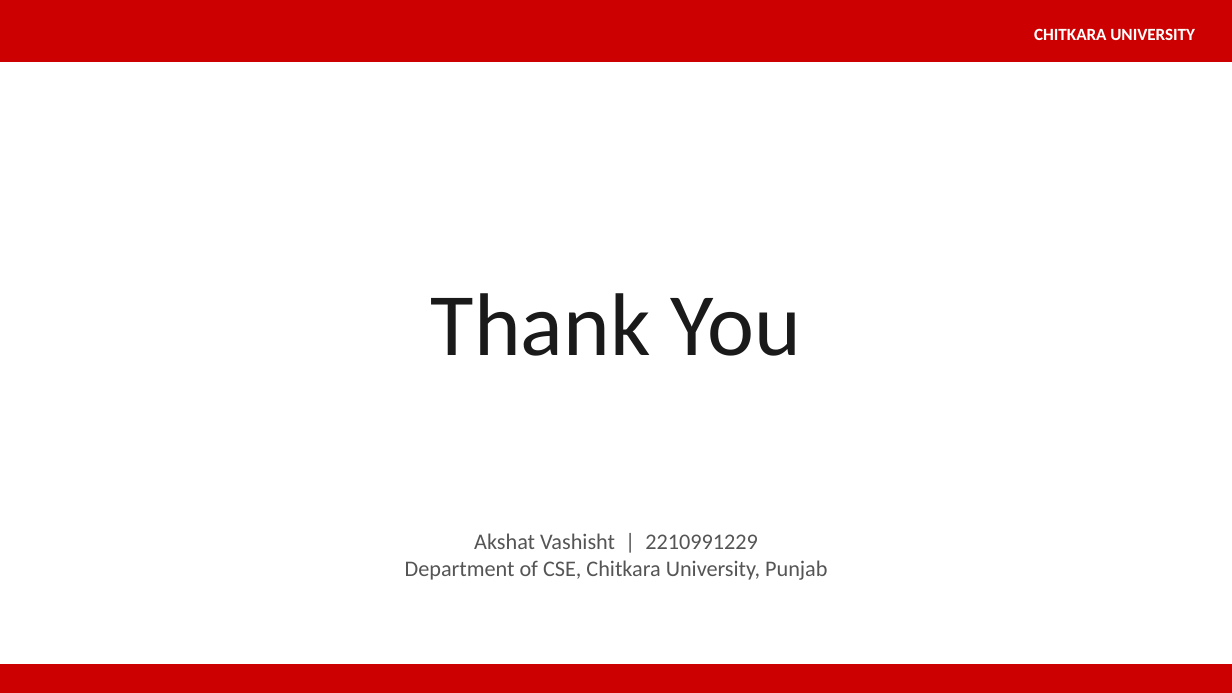
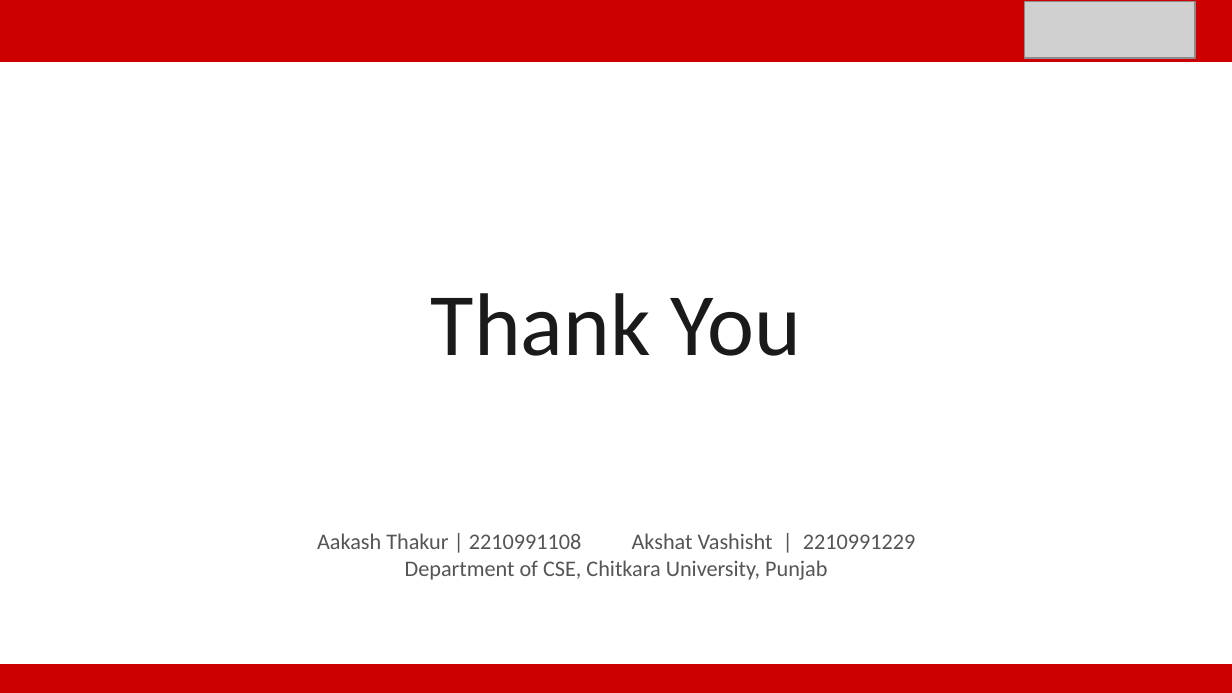
Before and after one commit to crys002/Research-paper-, a slide deck: slide 10 of Report_Presentation/MentalHealth_NLP_Presentation .pptx. Drawn at 1232x693 pixels with LibreOffice and Linux fonts; fonts in the diff are those of the drawing; grey boxes stand for pictures. Boxes give left, top, right and bottom in pixels: in the first picture for what was removed or moved away, otherwise in the second. Text is boxed around its words. In the diff, an @@ line names an element or a change of style, - is before the commit and + after.

```diff
--- a/Report_Presentation/MentalHealth_NLP_Presentation .pptx
+++ b/Report_Presentation/MentalHealth_NLP_Presentation .pptx
@@ picture added at (1024,1,1195,58) @@
@@ text at (317,533,916,549): text changed @@
-Akshat Vashisht | 2210991229
+Aakash Thakur | 2210991108 Akshat Vashisht | 2210991229
```
Also in this commit, not shown: 9 other slides changed.
